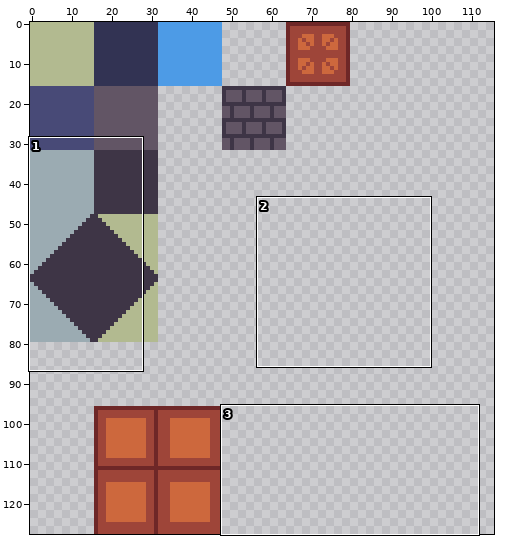
One commit to this sprite sheet: tilesets/terrain.png. Above, an overview of the earlier version with the close-up marked.
Close-up. Earlier state:
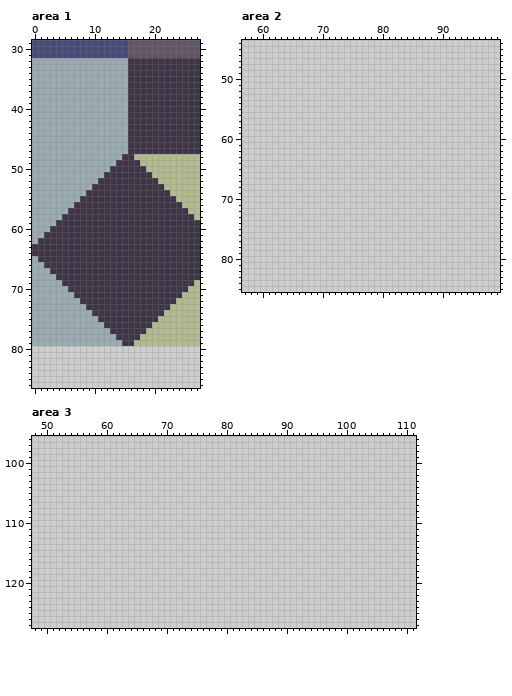
The file is 128x128 pixels. Shown: area 1: x 0..27, y 29..86; area 2: x 57..99, y 44..85; area 3: x 48..111, y 96..127. The wide view leaves out empty margins.
And afterwards:
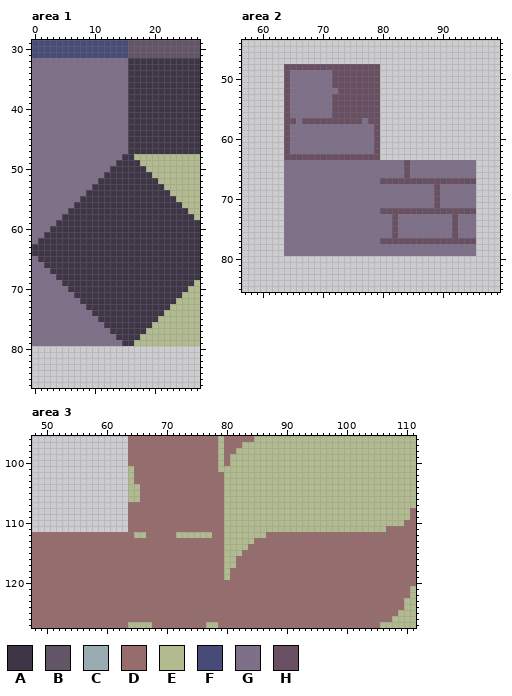
Palette (. is transparent): A #3e3546  B #625565  C #9babb2  D #966c6c  E #b2ba90  F #484a77  G #7f708a  H #694f62
From old to new:
Changed rows in their new state; - is an unchanged pixel.
Area 1:
first column x 0:
32 GGGGGGGGGGGGGGGG
33 GGGGGGGGGGGGGGGG
34 GGGGGGGGGGGGGGGG
35 GGGGGGGGGGGGGGGG
36 GGGGGGGGGGGGGGGG
37 GGGGGGGGGGGGGGGG
38 GGGGGGGGGGGGGGGG
39 GGGGGGGGGGGGGGGG
40 GGGGGGGGGGGGGGGG
41 GGGGGGGGGGGGGGGG
42 GGGGGGGGGGGGGGGG
43 GGGGGGGGGGGGGGGG
44 GGGGGGGGGGGGGGGG
45 GGGGGGGGGGGGGGGG
46 GGGGGGGGGGGGGGGG
47 GGGGGGGGGGGGGGGG
48 GGGGGGGGGGGGGGG-
49 GGGGGGGGGGGGGG--
50 GGGGGGGGGGGGG---
51 GGGGGGGGGGGG----
52 GGGGGGGGGGG-----
53 GGGGGGGGGG------
54 GGGGGGGGG-------
55 GGGGGGGG--------
56 GGGGGGG---------
57 GGGGGG----------
58 GGGGG-----------
59 GGGG------------
60 GGG-------------
61 GG--------------
62 G---------------
65 G---------------
66 GG--------------
67 GGG-------------
68 GGGG------------
69 GGGGG-----------
70 GGGGGG----------
71 GGGGGGG---------
72 GGGGGGGG--------
73 GGGGGGGGG-------
74 GGGGGGGGGG------
75 GGGGGGGGGGG-----
76 GGGGGGGGGGGG----
77 GGGGGGGGGGGGG---
78 GGGGGGGGGGGGGG--
79 GGGGGGGGGGGGGGG-
Area 2:
first column x 64:
48 HHHHHHHHHHHHHHHH----------------
49 HGGGGGGGHHHHHHHH----------------
50 HGGGGGGGHHHHHHHH----------------
51 HGGGGGGGHHHHHHHH----------------
52 HGGGGGGGGHHHHHHH----------------
53 HGGGGGGGHHHHHHHH----------------
54 HGGGGGGGHHHHHHHH----------------
55 HGGGGGGGHHHHHHHH----------------
56 HGGGGGGGHHHHHHHH----------------
57 HHGHHHHHHHHHHGHH----------------
58 HGGGGGGGGGGGGGGH----------------
59 HGGGGGGGGGGGGGGH----------------
60 HGGGGGGGGGGGGGGH----------------
61 HGGGGGGGGGGGGGGH----------------
62 HGGGGGGGGGGGGGGH----------------
63 HHHHHHHHHHHHHHHH----------------
64 GGGGGGGGGGGGGGGGGGGGHGGGGGGGGGGG
65 GGGGGGGGGGGGGGGGGGGGHGGGGGGGGGGG
66 GGGGGGGGGGGGGGGGGGGGHGGGGGGGGGGG
67 GGGGGGGGGGGGGGGGHHHHHHHHHHHHHHHH
68 GGGGGGGGGGGGGGGGGGGGGGGGGHGGGGGG
69 GGGGGGGGGGGGGGGGGGGGGGGGGHGGGGGG
70 GGGGGGGGGGGGGGGGGGGGGGGGGHGGGGGG
71 GGGGGGGGGGGGGGGGGGGGGGGGGHGGGGGG
72 GGGGGGGGGGGGGGGGHHHHHHHHHHHHHHHH
73 GGGGGGGGGGGGGGGGGGHGGGGGGGGGHGGG
74 GGGGGGGGGGGGGGGGGGHGGGGGGGGGHGGG
75 GGGGGGGGGGGGGGGGGGHGGGGGGGGGHGGG
76 GGGGGGGGGGGGGGGGGGHGGGGGGGGGHGGG
77 GGGGGGGGGGGGGGGGHHHHHHHHHHHHHHHH
78 GGGGGGGGGGGGGGGGGGGGGGGGGGGGGGGG
79 GGGGGGGGGGGGGGGGGGGGGGGGGGGGGGGG
Area 3:
first column x 48:
 96 ----------------DDDDDDDDDDDDDDDEDDDDDEEEEEEEEEEEEEEEEEEEEEEEEEEE
 97 ----------------DDDDDDDDDDDDDDDEDDDEEEEEEEEEEEEEEEEEEEEEEEEEEEEE
 98 ----------------DDDDDDDDDDDDDDDEDDEEEEEEEEEEEEEEEEEEEEEEEEEEEEEE
 99 ----------------DDDDDDDDDDDDDDDEDEEEEEEEEEEEEEEEEEEEEEEEEEEEEEEE
100 ----------------DDDDDDDDDDDDDDDEDEEEEEEEEEEEEEEEEEEEEEEEEEEEEEEE
101 ----------------EDDDDDDDDDDDDDDEEEEEEEEEEEEEEEEEEEEEEEEEEEEEEEEE
102 ----------------EDDDDDDDDDDDDDDDEEEEEEEEEEEEEEEEEEEEEEEEEEEEEEEE
103 ----------------EDDDDDDDDDDDDDDDEEEEEEEEEEEEEEEEEEEEEEEEEEEEEEEE
104 ----------------EEDDDDDDDDDDDDDDEEEEEEEEEEEEEEEEEEEEEEEEEEEEEEEE
105 ----------------EEDDDDDDDDDDDDDDEEEEEEEEEEEEEEEEEEEEEEEEEEEEEEEE
106 ----------------EEDDDDDDDDDDDDDDEEEEEEEEEEEEEEEEEEEEEEEEEEEEEEEE
107 ----------------DDDDDDDDDDDDDDDDEEEEEEEEEEEEEEEEEEEEEEEEEEEEEEEE
108 ----------------DDDDDDDDDDDDDDDDEEEEEEEEEEEEEEEEEEEEEEEEEEEEEEED
109 ----------------DDDDDDDDDDDDDDDDEEEEEEEEEEEEEEEEEEEEEEEEEEEEEEED
110 ----------------DDDDDDDDDDDDDDDDEEEEEEEEEEEEEEEEEEEEEEEEEEEEEEDD
111 ----------------DDDDDDDDDDDDDDDDEEEEEEEEEEEEEEEEEEEEEEEEEEEDDDDD
112 DDDDDDDDDDDDDDDDDEEDDDDDEEEEEEDDEEEEEEEDDDDDDDDDDDDDDDDDDDDDDDDD
113 DDDDDDDDDDDDDDDDDDDDDDDDDDDDDDDDEEEEEDDDDDDDDDDDDDDDDDDDDDDDDDDD
114 DDDDDDDDDDDDDDDDDDDDDDDDDDDDDDDDEEEEDDDDDDDDDDDDDDDDDDDDDDDDDDDD
115 DDDDDDDDDDDDDDDDDDDDDDDDDDDDDDDDEEEDDDDDDDDDDDDDDDDDDDDDDDDDDDDD
116 DDDDDDDDDDDDDDDDDDDDDDDDDDDDDDDDEEDDDDDDDDDDDDDDDDDDDDDDDDDDDDDD
117 DDDDDDDDDDDDDDDDDDDDDDDDDDDDDDDDEEDDDDDDDDDDDDDDDDDDDDDDDDDDDDDD
118 DDDDDDDDDDDDDDDDDDDDDDDDDDDDDDDDEDDDDDDDDDDDDDDDDDDDDDDDDDDDDDDD
119 DDDDDDDDDDDDDDDDDDDDDDDDDDDDDDDDEDDDDDDDDDDDDDDDDDDDDDDDDDDDDDDD
120 DDDDDDDDDDDDDDDDDDDDDDDDDDDDDDDDDDDDDDDDDDDDDDDDDDDDDDDDDDDDDDDD
121 DDDDDDDDDDDDDDDDDDDDDDDDDDDDDDDDDDDDDDDDDDDDDDDDDDDDDDDDDDDDDDDE
122 DDDDDDDDDDDDDDDDDDDDDDDDDDDDDDDDDDDDDDDDDDDDDDDDDDDDDDDDDDDDDDDE
123 DDDDDDDDDDDDDDDDDDDDDDDDDDDDDDDDDDDDDDDDDDDDDDDDDDDDDDDDDDDDDDEE
124 DDDDDDDDDDDDDDDDDDDDDDDDDDDDDDDDDDDDDDDDDDDDDDDDDDDDDDDDDDDDDDEE
125 DDDDDDDDDDDDDDDDDDDDDDDDDDDDDDDDDDDDDDDDDDDDDDDDDDDDDDDDDDDDDEEE
126 DDDDDDDDDDDDDDDDDDDDDDDDDDDDDDDDDDDDDDDDDDDDDDDDDDDDDDDDDDDDEEEE
127 DDDDDDDDDDDDDDDDEEEEDDDDDDDDDEEDDDDDDDDDDDDDDDDDDDDDDDDDDDEEEEEE
Pixel boxes of the changes (left, top, right, bottom) in both close-ups:
changed: (32, 58, 128, 346)
added: (284, 64, 476, 256)
added: (32, 436, 416, 628)
